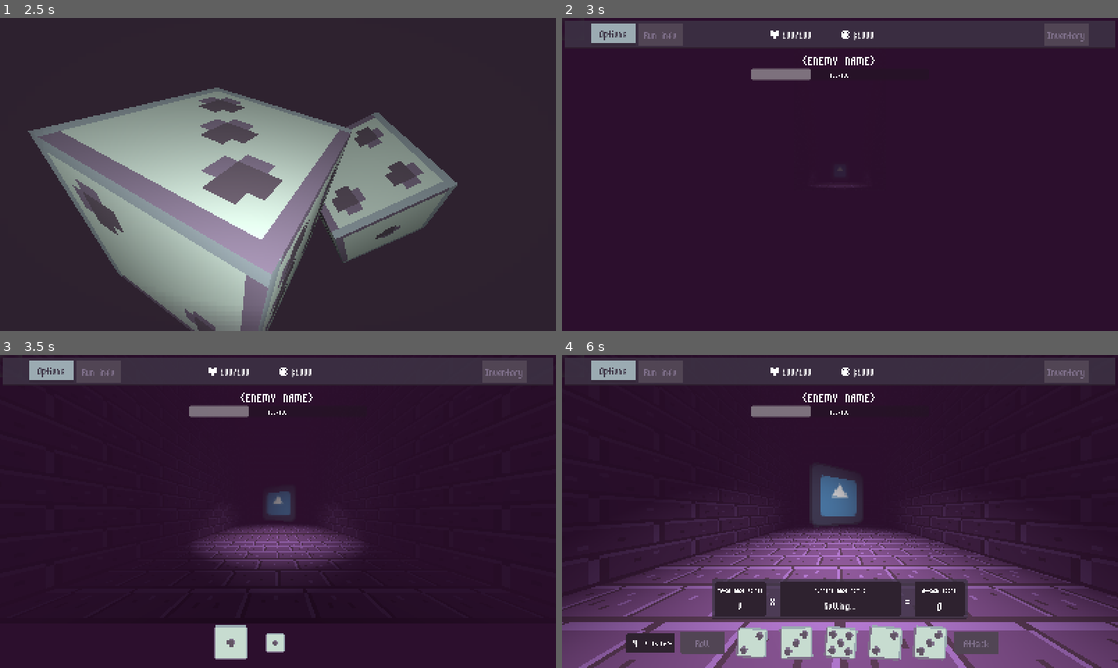
Above: before the commit, frames 1-4 (two rows, left to right).
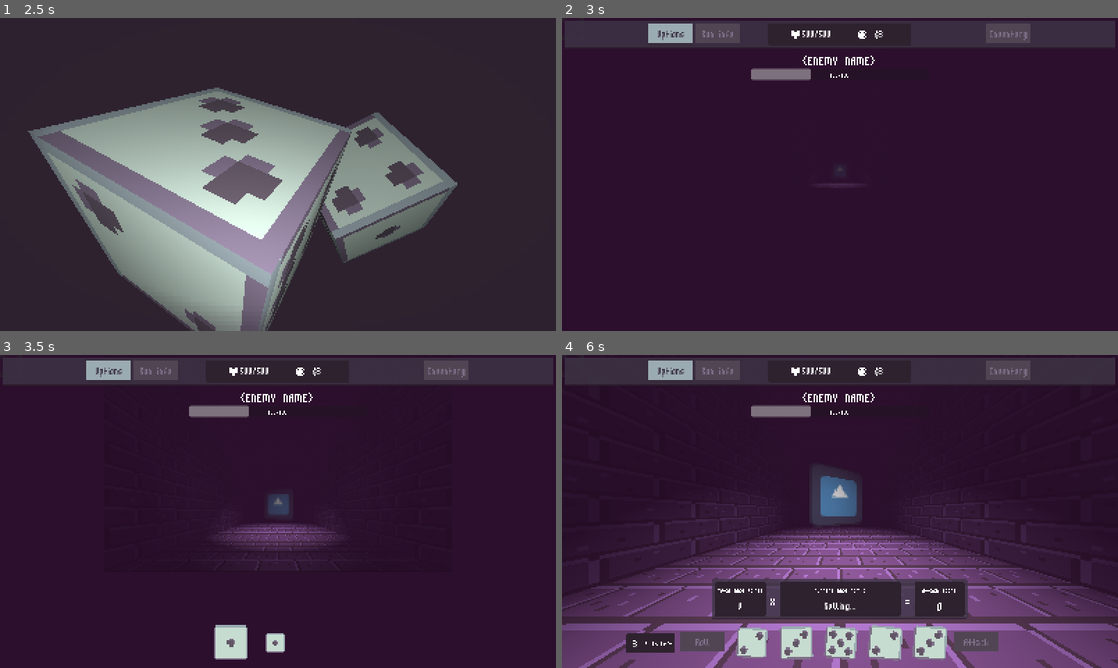
Above: after the commit, the same moments.

Repository: wokeraccoon/DiceGame
Game: Godot game, scene res://scenes/main.tscn
Same seed, same stepped clock (60 frames per second), same inputs: the game is played once before the commit and once after it. The engine's default icon, where the game draws it, is replaced by a stand-in: a white triangle on a blue panel in a dark square.
Inputs (mouse positions are in pixels of both pictures, inside the frame that each line leads up to):
- Up to frame 1 (2.5 s): move the mouse to (400, 158) at 0.52 s; hold D (turn_right) 0.53-1.28 s; move the mouse to (166, 190) at 1.27 s; hold S (walk_backwards) 1.28-2.03 s; move the mouse to (333, 105) at 2.02 s; hold D (turn_right) from 2.03 s (still down)
- Up to frame 2 (3 s): release D (turn_right) at 2.75 s; click "Play" at 2.75 s
- Up to frame 3 (3.5 s): no input
- Up to frame 4 (6 s): move the mouse to (812, 574) at 3.52 s; hold W (walk_forward) 3.53-4.28 s; move the mouse to (1006, 558) at 4.27 s; hold A (turn_left) 4.28-5.78 s; move the mouse to (673, 464) at 5.02 s; move the mouse to (867, 511) at 5.77 s; hold S (walk_backwards) from 5.78 s (still down)

Frame 1 is identical in both runs. In frame 2, 1.5% of the frame differs, in the area x 5-94%, y 1-54%; in frame 3, 3.3%; in frame 4, 3.3%, in the area x 0-100%, y 1-100%.

Commit message:
updated UI, battle stage

Diff:
--- a/gui_assets/game_theme.tres
+++ b/gui_assets/game_theme.tres
@@ -11,7 +11,7 @@
 texture_margin_left = 2.0
 texture_margin_top = 2.0
 texture_margin_right = 2.0
-texture_margin_bottom = 2.0
+texture_margin_bottom = 8.0
 
 [sub_resource type="StyleBoxFlat" id="StyleBoxFlat_38a42"]
 bg_color = Color(1, 1, 1, 0)
--- /dev/null
+++ b/gui_assets/panel_alt.tres
@@ -0,0 +1,10 @@
+[gd_resource type="StyleBoxTexture" load_steps=2 format=3 uid="uid://cicxvr8nl2f60"]
+
+[ext_resource type="Texture2D" uid="uid://djxqfcftc5p30" path="res://gui_assets/panel_background_dark.png" id="1_lxrrj"]
+
+[resource]
+texture = ExtResource("1_lxrrj")
+texture_margin_left = 2.0
+texture_margin_top = 2.0
+texture_margin_right = 2.0
+texture_margin_bottom = 2.0
--- /dev/null
+++ b/platform_defaults/mobile_settings.gd
@@ -0,0 +1,6 @@
+extends Node
+
+func _ready() -> void:
+
+	if OS.has_feature("mobile"):
+		get_tree().root.content_scale_factor = 1
--- /dev/null
+++ b/platform_defaults/pc_settings.gd
@@ -0,0 +1,6 @@
+extends Node
+
+func _ready() -> void:
+
+	if OS.has_feature('pc'):
+		get_tree().root.content_scale_factor = 0.8
--- a/project.godot
+++ b/project.godot
@@ -15,6 +15,11 @@
 config/quit_on_go_back=false
 config/features=PackedStringArray("4.4")
 config/icon="res://icon.svg"
+
+[autoload]
+
+MobileSettings="*res://platform_defaults/mobile_settings.gd"
+PcSettings="*res://platform_defaults/pc_settings.gd"
 
 [display]
 
--- a/scenes/game/battle_stage/battle_stage.gd
+++ b/scenes/game/battle_stage/battle_stage.gd
@@ -2,3 +2,39 @@
 extends Node3D
 
 signal battle_stage_ready
+
+@onready var enemy_animation_player: AnimationPlayer = $EnemyAnimationPlayer
+@onready var player_animation_player: AnimationPlayer = $PlayerAnimationPlayer
+
+enum BattleStates {
+	INTRO,
+	WAIT_FOR_PLAYER,
+	PLAYER_ATTACK,
+	WAIT_FOR_ENEMY,
+	ENEMY_ATTACK,
+	VICTORY,
+	LOST_BATTLE
+}
+
+var battle_state : BattleStates = BattleStates.INTRO
+
+
+
+func _process(delta: float) -> void:
+
+	match battle_state:
+		BattleStates.INTRO:
+			if !enemy_animation_player.is_playing():
+				enemy_animation_player.play("ENEMY_IDLE")
+
+			if !player_animation_player.is_playing():
+				player_animation_player.play("PLAYER_INTRO")
+		BattleStates.WAIT_FOR_PLAYER:
+			if !enemy_animation_player.is_playing():
+				enemy_animation_player.play("ENEMY_IDLE")
+			if !player_animation_player.is_playing():
+				player_animation_player.play("PLAYER_IDLE")
+
+
+func _on_battle_stage_ready() -> void:
+	battle_state = BattleStates.WAIT_FOR_PLAYER
--- a/scenes/game/battle_stage/battle_stage.tscn
+++ b/scenes/game/battle_stage/battle_stage.tscn
@@ -178,55 +178,6 @@
 &"ENEMY_IDLE": SubResource("Animation_5fcvq"),
 &"RESET": SubResource("Animation_u1udp")
 }
-
-[sub_resource type="AnimationNodeAnimation" id="AnimationNodeAnimation_odxky"]
-animation = &"ENEMY_ATTACK"
-
-[sub_resource type="AnimationNodeAnimation" id="AnimationNodeAnimation_7fcjs"]
-animation = &"ENEMY_DEATH"
-
-[sub_resource type="AnimationNodeAnimation" id="AnimationNodeAnimation_pjel8"]
-animation = &"ENEMY_HIT"
-
-[sub_resource type="AnimationNodeAnimation" id="AnimationNodeAnimation_mb0h6"]
-animation = &"ENEMY_IDLE"
-
-[sub_resource type="AnimationNodeStateMachineTransition" id="AnimationNodeStateMachineTransition_nmwqp"]
-advance_mode = 2
-
-[sub_resource type="AnimationNodeStateMachineTransition" id="AnimationNodeStateMachineTransition_aekn8"]
-advance_mode = 2
-advance_condition = &"enemy_attacked"
-
-[sub_resource type="AnimationNodeStateMachineTransition" id="AnimationNodeStateMachineTransition_gvf2a"]
-xfade_time = 0.1
-switch_mode = 2
-advance_mode = 2
-
-[sub_resource type="AnimationNodeStateMachineTransition" id="AnimationNodeStateMachineTransition_mf65u"]
-switch_mode = 2
-advance_mode = 2
-advance_condition = &"is_enemy_dead"
-
-[sub_resource type="AnimationNodeStateMachineTransition" id="AnimationNodeStateMachineTransition_ab7sp"]
-advance_mode = 2
-advance_condition = &"enemy_attack"
-
-[sub_resource type="AnimationNodeStateMachineTransition" id="AnimationNodeStateMachineTransition_ksgs3"]
-switch_mode = 2
-advance_mode = 2
-
-[sub_resource type="AnimationNodeStateMachine" id="AnimationNodeStateMachine_mf65u"]
-states/ENEMY_ATTACK/node = SubResource("AnimationNodeAnimation_odxky")
-states/ENEMY_ATTACK/position = Vector2(458.333, 206)
-states/ENEMY_DEATH/node = SubResource("AnimationNodeAnimation_7fcjs")
-states/ENEMY_DEATH/position = Vector2(440.222, -153)
-states/ENEMY_HIT/node = SubResource("AnimationNodeAnimation_pjel8")
-states/ENEMY_HIT/position = Vector2(432.667, -28)
-states/ENEMY_IDLE/node = SubResource("AnimationNodeAnimation_mb0h6")
-states/ENEMY_IDLE/position = Vector2(439.333, 85.6667)
-transitions = ["Start", "ENEMY_IDLE", SubResource("AnimationNodeStateMachineTransition_nmwqp"), "ENEMY_IDLE", "ENEMY_HIT", SubResource("AnimationNodeStateMachineTransition_aekn8"), "ENEMY_HIT", "ENEMY_IDLE", SubResource("AnimationNodeStateMachineTransition_gvf2a"), "ENEMY_HIT", "ENEMY_DEATH", SubResource("AnimationNodeStateMachineTransition_mf65u"), "ENEMY_IDLE", "ENEMY_ATTACK", SubResource("AnimationNodeStateMachineTransition_ab7sp"), "ENEMY_ATTACK", "ENEMY_IDLE", SubResource("AnimationNodeStateMachineTransition_ksgs3")]
-graph_offset = Vector2(-325, -289)
 
 [sub_resource type="Animation" id="Animation_hkqk2"]
 resource_name = "PLAYER_DEATH"
@@ -418,84 +369,6 @@
 &"RESET": SubResource("Animation_3nvg1")
 }
 
-[sub_resource type="AnimationNodeAnimation" id="AnimationNodeAnimation_laqph"]
-animation = &"PLAYER_DEATH"
-
-[sub_resource type="AnimationNodeAnimation" id="AnimationNodeAnimation_hbjoa"]
-animation = &"PLAYER_HURT"
-
-[sub_resource type="AnimationNodeAnimation" id="AnimationNodeAnimation_1ybse"]
-animation = &"PLAYER_IDLE"
-
-[sub_resource type="AnimationNodeAnimation" id="AnimationNodeAnimation_5fcvq"]
-animation = &"PLAYER_INTRO"
-
-[sub_resource type="AnimationNodeAnimation" id="AnimationNodeAnimation_u1udp"]
-animation = &"PLAYER_OUTRO"
-
-[sub_resource type="AnimationNodeAnimation" id="AnimationNodeAnimation_clh0e"]
-animation = &"PLAYER_ZOOM_IN"
-
-[sub_resource type="AnimationNodeAnimation" id="AnimationNodeAnimation_hkqk2"]
-animation = &"PLAYER_ZOOM_OUT"
-
-[sub_resource type="AnimationNodeStateMachineTransition" id="AnimationNodeStateMachineTransition_hbjoa"]
-advance_mode = 2
-
-[sub_resource type="AnimationNodeStateMachineTransition" id="AnimationNodeStateMachineTransition_clh0e"]
-switch_mode = 2
-advance_mode = 2
-
-[sub_resource type="AnimationNodeStateMachineTransition" id="AnimationNodeStateMachineTransition_hkqk2"]
-advance_mode = 2
-advance_condition = &"is_fight_over"
-
-[sub_resource type="AnimationNodeStateMachineTransition" id="AnimationNodeStateMachineTransition_laqph"]
-switch_mode = 2
-advance_mode = 2
-advance_condition = &"enemy_attacked"
-
-[sub_resource type="AnimationNodeStateMachineTransition" id="AnimationNodeStateMachineTransition_pjel8"]
-advance_mode = 2
-advance_condition = &"attack_enemy"
-
-[sub_resource type="AnimationNodeStateMachineTransition" id="AnimationNodeStateMachineTransition_mb0h6"]
-switch_mode = 2
-advance_mode = 2
-
-[sub_resource type="AnimationNodeStateMachineTransition" id="AnimationNodeStateMachineTransition_7fcjs"]
-advance_mode = 2
-advance_condition = &"player_hurt"
-
-[sub_resource type="AnimationNodeStateMachineTransition" id="AnimationNodeStateMachineTransition_odxky"]
-switch_mode = 2
-advance_mode = 2
-
-[sub_resource type="AnimationNodeStateMachineTransition" id="AnimationNodeStateMachineTransition_k1inx"]
-switch_mode = 2
-advance_mode = 2
-advance_condition = &"player_dead"
-
-[sub_resource type="AnimationNodeStateMachine" id="AnimationNodeStateMachine_1ybse"]
-states/End/position = Vector2(1076, 95.679)
-states/PLAYER_DEATH/node = SubResource("AnimationNodeAnimation_laqph")
-states/PLAYER_DEATH/position = Vector2(615.741, -127.667)
-states/PLAYER_HURT/node = SubResource("AnimationNodeAnimation_hbjoa")
-states/PLAYER_HURT/position = Vector2(615.444, -34.3333)
-states/PLAYER_IDLE/node = SubResource("AnimationNodeAnimation_1ybse")
-states/PLAYER_IDLE/position = Vector2(614.667, 94.6667)
-states/PLAYER_INTRO/node = SubResource("AnimationNodeAnimation_5fcvq")
-states/PLAYER_INTRO/position = Vector2(387.16, 94.8148)
-states/PLAYER_OUTRO/node = SubResource("AnimationNodeAnimation_u1udp")
-states/PLAYER_OUTRO/position = Vector2(861.333, 96.4444)
-states/PLAYER_ZOOM_IN/node = SubResource("AnimationNodeAnimation_clh0e")
-states/PLAYER_ZOOM_IN/position = Vector2(386.222, 371.333)
-states/PLAYER_ZOOM_OUT/node = SubResource("AnimationNodeAnimation_hkqk2")
-states/PLAYER_ZOOM_OUT/position = Vector2(768, 366)
-states/Start/position = Vector2(212.667, 94.2222)
-transitions = ["Start", "PLAYER_INTRO", SubResource("AnimationNodeStateMachineTransition_hbjoa"), "PLAYER_INTRO", "PLAYER_IDLE", SubResource("AnimationNodeStateMachineTransition_clh0e"), "PLAYER_IDLE", "PLAYER_OUTRO", SubResource("AnimationNodeStateMachineTransition_hkqk2"), "PLAYER_ZOOM_IN", "PLAYER_ZOOM_OUT", SubResource("AnimationNodeStateMachineTransition_laqph"), "PLAYER_IDLE", "PLAYER_ZOOM_IN", SubResource("AnimationNodeStateMachineTransition_pjel8"), "PLAYER_ZOOM_OUT", "PLAYER_IDLE", SubResource("AnimationNodeStateMachineTransition_mb0h6"), "PLAYER_IDLE", "PLAYER_HURT", SubResource("AnimationNodeStateMachineTransition_7fcjs"), "PLAYER_HURT", "PLAYER_IDLE", SubResource("AnimationNodeStateMachineTransition_odxky"), "PLAYER_HURT", "PLAYER_DEATH", SubResource("AnimationNodeStateMachineTransition_k1inx")]
-graph_offset = Vector2(185, 25)
-
 [node name="BattleStage" type="Node3D"]
 script = ExtResource("1_1ybse")
 
@@ -532,13 +405,6 @@
 &"": SubResource("AnimationLibrary_u1udp")
 }
 
-[node name="EnemyAnimationTree" type="AnimationTree" parent="."]
-tree_root = SubResource("AnimationNodeStateMachine_mf65u")
-anim_player = NodePath("../EnemyAnimationPlayer")
-parameters/conditions/enemy_attack = false
-parameters/conditions/enemy_attacked = false
-parameters/conditions/is_enemy_dead = false
-
 [node name="PlayerCamera" type="Camera3D" parent="."]
 v_offset = -0.305
 fov = 120.0
@@ -552,11 +418,4 @@
 &"": SubResource("AnimationLibrary_3nvg1")
 }
 
-[node name="PlayerAnimationTree" type="AnimationTree" parent="."]
-tree_root = SubResource("AnimationNodeStateMachine_1ybse")
-anim_player = NodePath("../PlayerAnimationPlayer")
-parameters/conditions/attack_enemy = false
-parameters/conditions/enemy_attacked = false
-parameters/conditions/is_fight_over = false
-parameters/conditions/player_dead = false
-parameters/conditions/player_hurt = false
+[connection signal="battle_stage_ready" from="." to="." method="_on_battle_stage_ready"]
--- a/scenes/game/battle_stage/battle_ui/player_dice_ui.gd
+++ b/scenes/game/battle_stage/battle_ui/player_dice_ui.gd
@@ -81,25 +81,25 @@
 
 
 
-func show_dice_combo(dice_combo : DiceCalculator.DiceComboNames) -> void:
+func show_dice_combo(dice_combo : DiceCalculator.DiceComboNames, combo_score) -> void:
 
 	match dice_combo:
 		DiceCalculator.DiceComboNames.SINGLES:
-			dice_hand_label.text = "[font_size=48]Singles (1)[/font_size]"
+			dice_hand_label.text = str("[font_size=48]Singles (",combo_score,")[/font_size]")
 		DiceCalculator.DiceComboNames.PAIR:
-			dice_hand_label.text = "[font_size=48]Pair (5)[/font_size]"
+			dice_hand_label.text = str("[font_size=48]Pair (",combo_score,")[/font_size]")
 		DiceCalculator.DiceComboNames.TWO_PAIR:
-			dice_hand_label.text = "[font_size=48]Two Pair (10)[/font_size]"
+			dice_hand_label.text = str("[font_size=48]Two Pair (",combo_score,")[/font_size]")
 		DiceCalculator.DiceComboNames.THREE_OF_A_KIND:
-			dice_hand_label.text = "[font_size=48]Three of a kind (20)[/font_size]"
+			dice_hand_label.text = str("[font_size=48]Three of a kind (",combo_score,")[/font_size]")
 		DiceCalculator.DiceComboNames.FOUR_OF_A_KIND:
-			dice_hand_label.text = "[font_size=48]Four of a kind (30)[/font_size]"
+			dice_hand_label.text = str("[font_size=48]Four of a kind (",combo_score,")[/font_size]")
 		DiceCalculator.DiceComboNames.FULL_HOUSE:
-			dice_hand_label.text = "[font_size=48]Full house (25)[/font_size]"
+			dice_hand_label.text = str("[font_size=48]Full house (",combo_score,")[/font_size]")
 		DiceCalculator.DiceComboNames.STRAIGHT:
-			dice_hand_label.text = "[font_size=48]Straight (35)[/font_size]"
+			dice_hand_label.text = str("[font_size=48]Straight (",combo_score,")[/font_size]")
 		DiceCalculator.DiceComboNames.YATCH:
-			dice_hand_label.text = "[rainbow sat=0.5][wave amp=100 freq=5][font_size=48]Yatch! (100)[/font_size][/wave][/rainbow]"
+			dice_hand_label.text = str("[rainbow sat=0.5][wave amp=100 freq=5][font_size=48]Yatch! (",combo_score,")[/font_size][/wave][/rainbow]")
 
 func set_rolls_left(rolls : int) -> void:
 	rolls_left = rolls
--- a/scenes/game/game_manager.gd
+++ b/scenes/game/game_manager.gd
@@ -21,6 +21,8 @@
 
 func _ready() -> void:
 	player_dice_ui.set_rolls_left(player_manager.rolls)
+	top_bar_ui.update_health(player_manager.health,player_manager.max_health)
+	top_bar_ui.update_money(player_manager.money)
 
 func _on_player_dice_ui_dice_roll_finished(dice_values: Dictionary[String,int]) -> void:
 	player_attack_score = 0
@@ -32,7 +34,7 @@
 	player_attack_score *= dice_calculator.dice_combos_scores[dice_combo]
 
 	player_dice_ui.set_attack_score_label(player_attack_score)
-	player_dice_ui.show_dice_combo(dice_combo)
+	player_dice_ui.show_dice_combo(dice_combo,dice_calculator.dice_combos_scores[dice_combo])
 
 
 func _on_player_dice_ui_player_attacked() -> void:
--- a/scenes/game/player_manager/player_manager.gd
+++ b/scenes/game/player_manager/player_manager.gd
@@ -4,7 +4,9 @@
 var max_health : int = 500
 var health : int = 500
 
-var rolls : int = 4
+var money : int  = 3
+
+var rolls : int = 3
 
 @export var inventory : Array[Item] = []
 
--- a/scenes/game/top_bar_ui/top_bar_ui.gd
+++ b/scenes/game/top_bar_ui/top_bar_ui.gd
@@ -2,8 +2,16 @@
 extends MarginContainer
 
 @onready var options_button: Button = %OptionsButton
+@onready var player_health_label: Label = %PlayerHealthLabel
+@onready var player_money_label: Label = %PlayerMoneyLabel
 
 signal options_menu_requested
 
 func _on_options_button_pressed() -> void:
 	options_menu_requested.emit()
+
+func update_health(health : int, max_health : int):
+	player_health_label.text = str(health,"/",max_health)
+
+func update_money(money : int):
+	player_money_label.text = str("$",money)
--- a/scenes/game/top_bar_ui/top_bar_ui.tscn
+++ b/scenes/game/top_bar_ui/top_bar_ui.tscn
@@ -1,7 +1,8 @@
-[gd_scene load_steps=4 format=3 uid="uid://cv7a1erym7ml7"]
+[gd_scene load_steps=5 format=3 uid="uid://cv7a1erym7ml7"]
 
 [ext_resource type="Texture2D" uid="uid://cggkenhrhp6g4" path="res://gui_assets/heart.png" id="1_gl2go"]
 [ext_resource type="Script" uid="uid://cyqm86svhb0ah" path="res://scenes/game/top_bar_ui/top_bar_ui.gd" id="1_xkuxh"]
+[ext_resource type="StyleBox" uid="uid://cicxvr8nl2f60" path="res://gui_assets/panel_alt.tres" id="2_2v6fl"]
 [ext_resource type="Texture2D" uid="uid://o60prr8yrji" path="res://gui_assets/coin_ui.png" id="2_xkuxh"]
 
 [node name="TopBarUI" type="MarginContainer"]
@@ -24,6 +25,7 @@
 [node name="MarginContainer5" type="MarginContainer" parent="HBoxContainer"]
 custom_minimum_size = Vector2(64, 0)
 layout_mode = 2
+size_flags_horizontal = 3
 
 [node name="MarginContainer" type="MarginContainer" parent="HBoxContainer"]
 layout_mode = 2
@@ -52,10 +54,30 @@
 text = "Run info"
 
 [node name="MarginContainer" type="MarginContainer" parent="HBoxContainer/MarginContainer/HBoxContainer"]
+custom_minimum_size = Vector2(64, 0)
 layout_mode = 2
 size_flags_horizontal = 3
 
-[node name="TextureRect" type="TextureRect" parent="HBoxContainer/MarginContainer/HBoxContainer"]
+[node name="MarginContainer3" type="MarginContainer" parent="HBoxContainer/MarginContainer/HBoxContainer"]
+custom_minimum_size = Vector2(412, 0)
+layout_mode = 2
+
+[node name="Panel" type="Panel" parent="HBoxContainer/MarginContainer/HBoxContainer/MarginContainer3"]
+layout_mode = 2
+theme_override_styles/panel = ExtResource("2_2v6fl")
+
+[node name="MarginContainer" type="MarginContainer" parent="HBoxContainer/MarginContainer/HBoxContainer/MarginContainer3"]
+layout_mode = 2
+theme_override_constants/margin_left = 8
+theme_override_constants/margin_top = 8
+theme_override_constants/margin_right = 8
+theme_override_constants/margin_bottom = 8
+
+[node name="HBoxContainer" type="HBoxContainer" parent="HBoxContainer/MarginContainer/HBoxContainer/MarginContainer3/MarginContainer"]
+layout_mode = 2
+alignment = 1
+
+[node name="TextureRect" type="TextureRect" parent="HBoxContainer/MarginContainer/HBoxContainer/MarginContainer3/MarginContainer/HBoxContainer"]
 custom_minimum_size = Vector2(32, 32)
 layout_mode = 2
 size_flags_horizontal = 4
@@ -64,17 +86,19 @@
 expand_mode = 1
 stretch_mode = 4
 
-[node name="PlayerHealthLabel" type="Label" parent="HBoxContainer/MarginContainer/HBoxContainer"]
+[node name="PlayerHealthLabel" type="Label" parent="HBoxContainer/MarginContainer/HBoxContainer/MarginContainer3/MarginContainer/HBoxContainer"]
 unique_name_in_owner = true
+custom_minimum_size = Vector2(0, 46)
 layout_mode = 2
 theme_override_font_sizes/font_size = 48
 text = "100/100"
+horizontal_alignment = 1
 
-[node name="MarginContainer3" type="MarginContainer" parent="HBoxContainer/MarginContainer/HBoxContainer"]
+[node name="MarginContainer3" type="MarginContainer" parent="HBoxContainer/MarginContainer/HBoxContainer/MarginContainer3/MarginContainer/HBoxContainer"]
 custom_minimum_size = Vector2(64, 0)
 layout_mode = 2
 
-[node name="TextureRect2" type="TextureRect" parent="HBoxContainer/MarginContainer/HBoxContainer"]
+[node name="TextureRect2" type="TextureRect" parent="HBoxContainer/MarginContainer/HBoxContainer/MarginContainer3/MarginContainer/HBoxContainer"]
 custom_minimum_size = Vector2(32, 32)
 layout_mode = 2
 size_flags_horizontal = 4
@@ -83,13 +107,16 @@
 expand_mode = 1
 stretch_mode = 4
 
-[node name="PlayerMoneyLabel" type="Label" parent="HBoxContainer/MarginContainer/HBoxContainer"]
+[node name="PlayerMoneyLabel" type="Label" parent="HBoxContainer/MarginContainer/HBoxContainer/MarginContainer3/MarginContainer/HBoxContainer"]
 unique_name_in_owner = true
+custom_minimum_size = Vector2(60, 46)
 layout_mode = 2
 theme_override_font_sizes/font_size = 48
-text = "$1000"
+text = "$0"
+horizontal_alignment = 1
 
 [node name="MarginContainer2" type="MarginContainer" parent="HBoxContainer/MarginContainer/HBoxContainer"]
+custom_minimum_size = Vector2(64, 0)
 layout_mode = 2
 size_flags_horizontal = 3
 
@@ -108,5 +135,6 @@
 [node name="MarginContainer4" type="MarginContainer" parent="HBoxContainer"]
 custom_minimum_size = Vector2(64, 0)
 layout_mode = 2
+size_flags_horizontal = 3
 
 [connection signal="pressed" from="HBoxContainer/MarginContainer/HBoxContainer/OptionsButton" to="." method="_on_options_button_pressed"]
--- a/scenes/main.gd
+++ b/scenes/main.gd
@@ -13,13 +13,6 @@
 	var main_menu : MainMenuUI = MAIN_MENU_UI.instantiate()
 	main_layer.add_child(main_menu)
 	main_menu.new_run_requested.connect(_new_run)
-
-	if OS.has_feature("android"):
-		get_tree().root.content_scale_factor = 1
-
-	else:
-		get_tree().root.content_scale_factor = 0.8
-
 
 func _new_run() -> void:
 	if game != null:
Binary file changed: gui_assets/button/disabled_button.png
Not shown, added: platform_defaults/mobile_settings.gd.uid
Not shown, added: platform_defaults/pc_settings.gd.uid
Not shown: 1 places in scenes/game/battle_stage/battle_stage.tscn that only renumber resources
